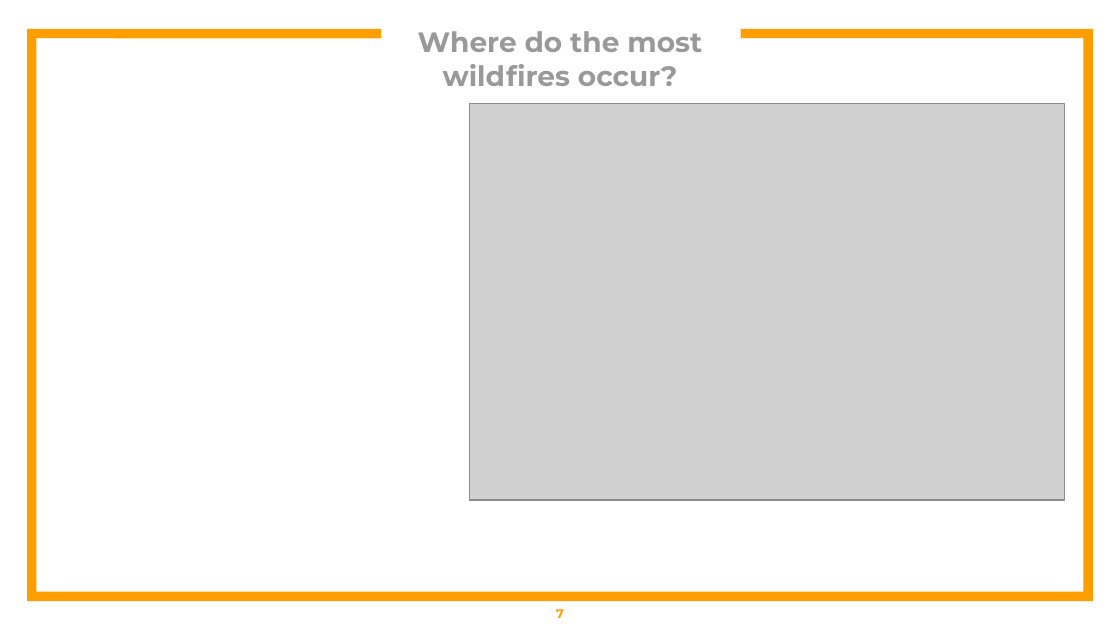
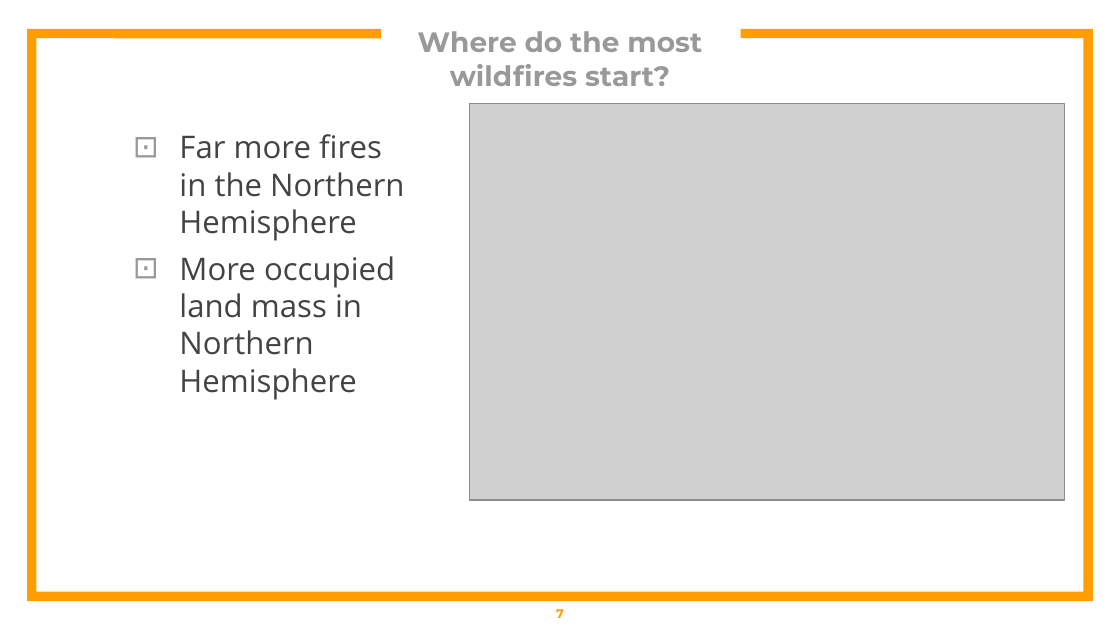
Before and after one commit to britt-emm/CGGroupProject, a slide deck: slide 7 of Wildfire_Group_Proj.pptx. Drawn at 1120x630 pixels with LibreOffice and Linux fonts; fonts in the diff are those of the drawing; grey boxes stand for pictures. Boxes give left, top, right and bottom in pixels: in the first picture for what was removed or moved away, otherwise in the second. Text is boxed around its words. In the diff, an @@ line names an element or a change of style, - is before the commit and + after.

```diff
--- a/Wildfire_Group_Proj.pptx
+++ b/Wildfire_Group_Proj.pptx
@@ title at [418, 31, 702, 86]: text changed @@
-Where do the most wildfires occur?
+Where do the most wildfires start?
@@ text added at [179, 134, 404, 400], 20 pt, text #434343 @@
+⊡ Far more fires in the Northern Hemisphere
+⊡ More occupied land mass in Northern Hemisphere
```
Also in this commit, not shown: 8 other slides changed, 1 slide added, 37 slides removed.
